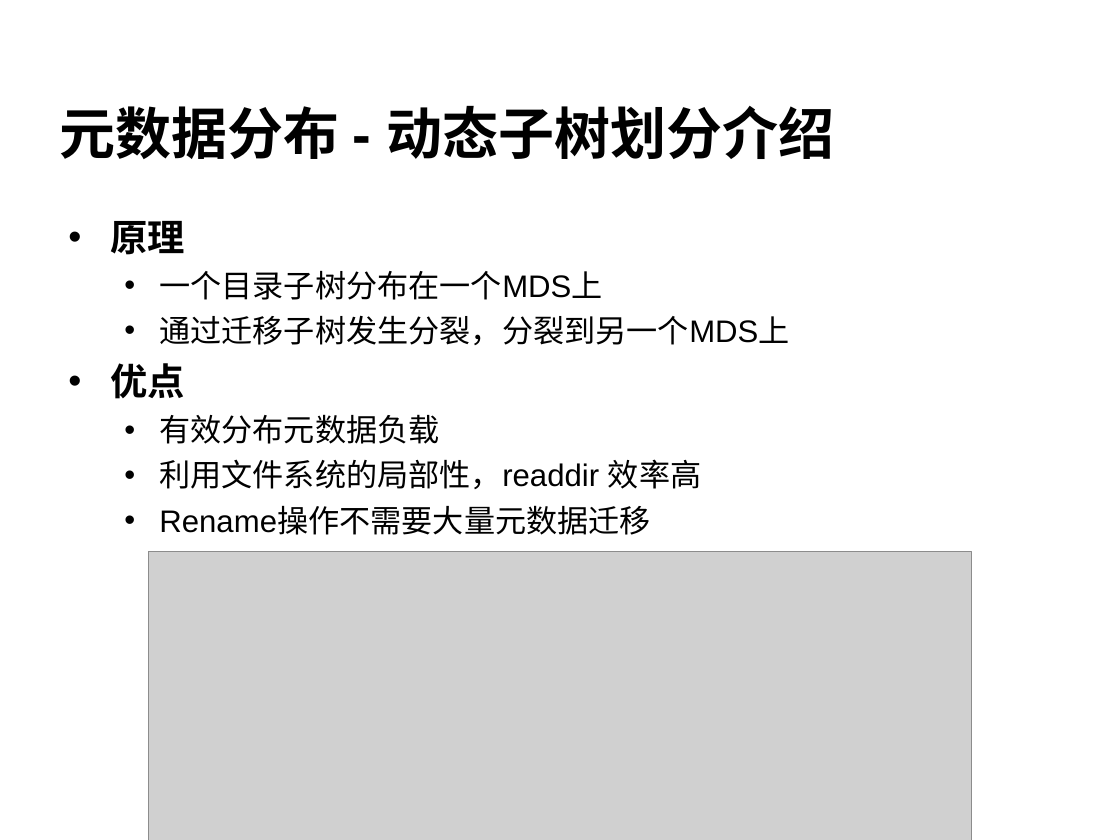
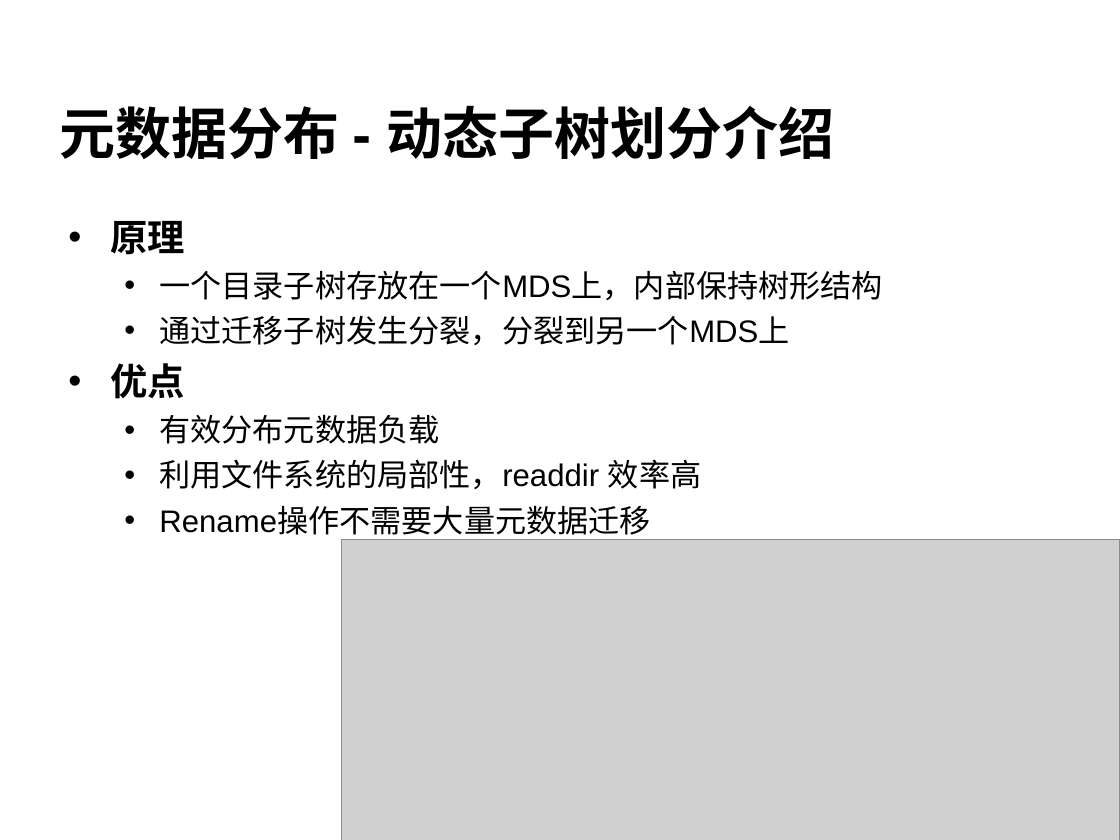
Before and after one commit to cheliequan/idning-paper, a slide deck: slide 10 of draft/答辩.ppt (slide 11 before the commit). Drawn at 1120x840 pixels with LibreOffice and Linux fonts; fonts in the diff are those of the drawing; grey boxes stand for pictures; background and template pictures are left out. Boxes give left, top, right and bottom in pixels: in the first picture for what was removed or moved away, otherwise in the second. Text is boxed around its words. In the diff, an @@ line names an element or a change of style, - is before the commit and + after.

```diff
--- a/draft/答辩.ppt
+++ b/draft/答辩.ppt
@@ text at box(159, 270, 883, 300): text changed @@
-  • 一个目录子树分布在一个MDS上
+  • 一个目录子树存放在一个MDS上，内部保持树形结构
@@ picture: place and size @@
-picture at box(149, 551, 971, 840)
+picture at box(342, 540, 1120, 840)
```
Also in this commit, not shown: 9 other slides changed, 2 slides added, 5 slides removed, 1 other file.
